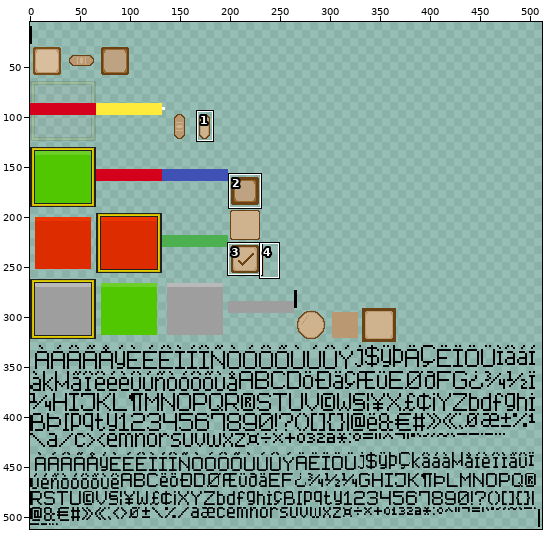
Edited in one commit: sprite sheet (assets/Game_UI_Skin/Game_UI_Skin.png). Above, an overview of the earlier version with the close-up marked.
Close-up. As it was:
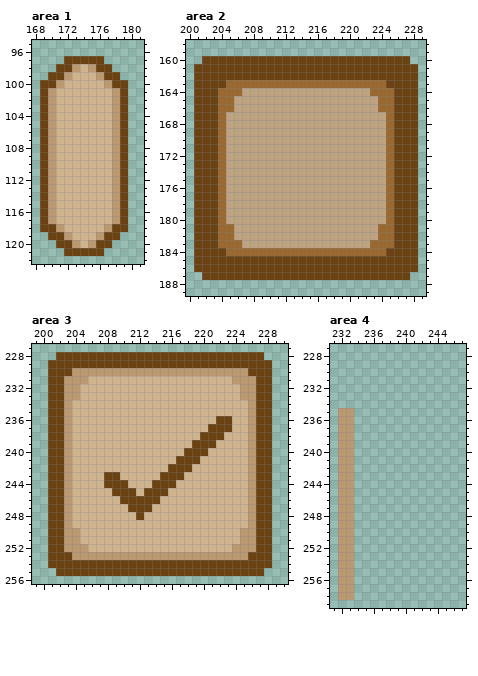
The file is 512x512 pixels. Pixels under 10% opacity are left out. Colours within 5 levels of each other are drawn and written as one. Shown: area 1: x 168..181, y 95..122; area 2: x 200..229, y 158..189; area 3: x 199..230, y 227..256; area 4: x 231..247, y 227..259. The wide view leaves out empty margins. The commit also changed other parts of the picture, which this record leaves out.
Once edited:
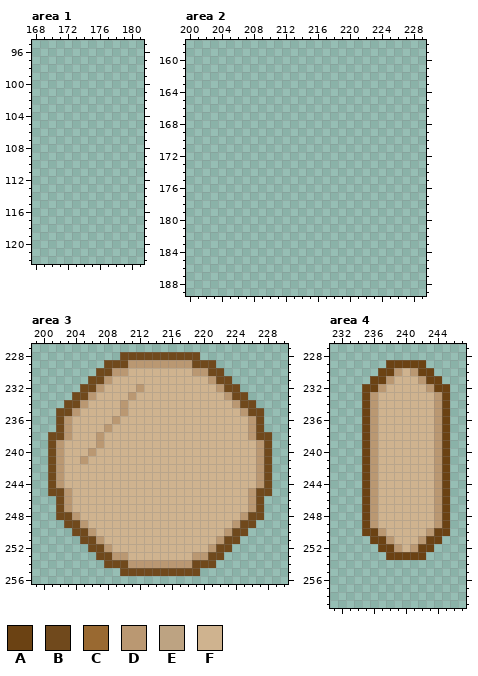
Palette (. is transparent): A #6b4213  B #70491c  C #996931  D #ba9872  E #bda382  F #cfb38f
The exact change:
--- area 1
@@ x 168..181 @@
  96 ..............
- 97 ....AAAAA.....
- 98 ...AADFDAA....
- 99 ..AADFFFDAA...
-100 .AADFFFFFDAA..
-101 .ADFFFFFFFDA..
-102 .ADFFFFFFFDA..
-103 .ADFFFFFFFDA..
-104 .ADFFFFFFFDA..
-105 .ADFFFFFFFDA..
-106 .ADFFFFFFFDA..
-107 .ADFFFFFFFDA..
-108 .ADFFFFFFFDA..
-109 .ADFFFFFFFDA..
-110 .ADFFFFFFFDA..
-111 .ADFFFFFFFDA..
-112 .ADFFFFFFFDA..
-113 .ADFFFFFFFDA..
-114 .ADFFFFFFFDA..
-115 .ADFFFFFFFDA..
-116 .ADFFFFFFFDA..
-117 .ADFFFFFFFDA..
-118 .AADFFFFFDAA..
-119 ..AADFFFDAA...
-120 ...AADFDAA....
-121 ....AAAAA.....
+ 97 ..............
+ 98 ..............
+ 99 ..............
+100 ..............
+101 ..............
+102 ..............
+103 ..............
+104 ..............
+105 ..............
+106 ..............
+107 ..............
+108 ..............
+109 ..............
+110 ..............
+111 ..............
+112 ..............
+113 ..............
+114 ..............
+115 ..............
+116 ..............
+117 ..............
+118 ..............
+119 ..............
+120 ..............
+121 ..............
 122 ..............
--- area 2
@@ x 200..229 @@
 159 ..............................
-160 ..AAAAAAAAAAAAAAAAAAAAAAAAAA..
-161 .AAAAAAAAAAAAAAAAAAAAAAAAAAAA.
-162 .AAAAAAAAAAAAAAAAAAAAAAAAAAAA.
-163 .AAAACCCCCCCCCCCCCCCCCCCCAAAA.
-164 .AAACCCEEEEEEEEEEEEEEEECCCAAA.
-165 .AAACCEEEEEEEEEEEEEEEEEECCAAA.
-166 .AAACCEEEEEEEEEEEEEEEEEECCAAA.
-167 .AAACEEEEEEEEEEEEEEEEEEEECAAA.
-168 .AAACEEEEEEEEEEEEEEEEEEEECAAA.
-169 .AAACEEEEEEEEEEEEEEEEEEEECAAA.
-170 .AAACEEEEEEEEEEEEEEEEEEEECAAA.
-171 .AAACEEEEEEEEEEEEEEEEEEEECAAA.
-172 .AAACEEEEEEEEEEEEEEEEEEEECAAA.
-173 .AAACEEEEEEEEEEEEEEEEEEEECAAA.
-174 .AAACEEEEEEEEEEEEEEEEEEEECAAA.
-175 .AAACEEEEEEEEEEEEEEEEEEEECAAA.
-176 .AAACEEEEEEEEEEEEEEEEEEEECAAA.
-177 .AAACEEEEEEEEEEEEEEEEEEEECAAA.
-178 .AAACEEEEEEEEEEEEEEEEEEEECAAA.
-179 .AAACEEEEEEEEEEEEEEEEEEEECAAA.
-180 .AAACEEEEEEEEEEEEEEEEEEEECAAA.
-181 .AAACCEEEEEEEEEEEEEEEEEECCAAA.
-182 .AAACCEEEEEEEEEEEEEEEEEECCAAA.
-183 .AAACCCEEEEEEEEEEEEEEEECCCAAA.
-184 .AAAACCCCCCCCCCCCCCCCCCCCAAAA.
-185 .AAAAAAAAAAAAAAAAAAAAAAAAAAAA.
-186 .AAAAAAAAAAAAAAAAAAAAAAAAAAAA.
-187 ..AAAAAAAAAAAAAAAAAAAAAAAAAA..
+160 ..............................
+161 ..............................
+162 ..............................
+163 ..............................
+164 ..............................
+165 ..............................
+166 ..............................
+167 ..............................
+168 ..............................
+169 ..............................
+170 ..............................
+171 ..............................
+172 ..............................
+173 ..............................
+174 ..............................
+175 ..............................
+176 ..............................
+177 ..............................
+178 ..............................
+179 ..............................
+180 ..............................
+181 ..............................
+182 ..............................
+183 ..............................
+184 ..............................
+185 ..............................
+186 ..............................
+187 ..............................
 188 ..............................
--- area 3
@@ x 199..230 @@
 227 ................................
-228 ...AAAAAAAAAAAAAAAAAAAAAAAAAA...
-229 ..AAAAAAAAAAAAAAAAAAAAAAAAAAAA..
-230 ..AAADDDDDDDDDDDDDDDDDDDDDDAAA..
-231 ..AADDDFFFFFFFFFFFFFFFFFFDDDAA..
-232 ..AADDFFFFFFFFFFFFFFFFFFFFDDAA..
-233 ..AADDFFFFFFFFFFFFFFFFFFFFDDAA..
-234 ..AADFFFFFFFFFFFFFFFFFFFFFFDAA..
-235 ..AADFFFFFFFFFFFFFFFFFFFFFFDAA..
-236 ..AADFFFFFFFFFFFFFFFFFFAAFFDAA..
-237 ..AADFFFFFFFFFFFFFFFFFAAAFFDAA..
-238 ..AADFFFFFFFFFFFFFFFFAAAFFFDAA..
-239 ..AADFFFFFFFFFFFFFFFAAAFFFFDAA..
-240 ..AADFFFFFFFFFFFFFFAAAFFFFFDAA..
-241 ..AADFFFFFFFFFFFFFAAAFFFFFFDAA..
-242 ..AADFFFFFFFFFFFFAAAFFFFFFFDAA..
-243 ..AADFFFFAAFFFFFAAAFFFFFFFFDAA..
-244 ..AADFFFFAAAFFFAAAFFFFFFFFFDAA..
-245 ..AADFFFFFAAAFAAAFFFFFFFFFFDAA..
-246 ..AADFFFFFFAAAAAFFFFFFFFFFFDAA..
-247 ..AADFFFFFFFAAAFFFFFFFFFFFFDAA..
-248 ..AADFFFFFFFFAFFFFFFFFFFFFFDAA..
-249 ..AADFFFFFFFFFFFFFFFFFFFFFFDAA..
-250 ..AADDFFFFFFFFFFFFFFFFFFFFDDAA..
-251 ..AADDFFFFFFFFFFFFFFFFFFFFDDAA..
-252 ..AADDDFFFFFFFFFFFFFFFFFFDDDAA..
-253 ..AAADDDDDDDDDDDDDDDDDDDDDDAAA..
-254 ..AAAAAAAAAAAAAAAAAAAAAAAAAAAA..
-255 ...AAAAAAAAAAAAAAAAAAAAAAAAAA...
+228 ...........BBBBBBBBBB...........
+229 .........BBBDDDDDDDDBBB.........
+230 ........BBDDFFFFFFFFDDBB........
+231 .......BBDFFFFFFFFFFFFDBB.......
+232 ......BBDFFFFDFFFFFFFFFDBB......
+233 .....BBDFFFFDFFFFFFFFFFFDBB.....
+234 ....BBDFFFFDFFFFFFFFFFFFFDBB....
+235 ...BBDFFFFFDFFFFFFFFFFFFFFDBB...
+236 ...BDFFFFFDFFFFFFFFFFFFFFFFDB...
+237 ...BDFFFFDFFFFFFFFFFFFFFFFFDB...
+238 ..BBDFFFDFFFFFFFFFFFFFFFFFFDBB..
+239 ..BDFFFFDFFFFFFFFFFFFFFFFFFFDB..
+240 ..BDFFFDFFFFFFFFFFFFFFFFFFFFDB..
+241 ..BDFFDFFFFFFFFFFFFFFFFFFFFFDB..
+242 ..BDFFFFFFFFFFFFFFFFFFFFFFFFDB..
+243 ..BDFFFFFFFFFFFFFFFFFFFFFFFFDB..
+244 ..BDFFFFFFFFFFFFFFFFFFFFFFFFDB..
+245 ..BBDFFFFFFFFFFFFFFFFFFFFFFDBB..
+246 ...BDFFFFFFFFFFFFFFFFFFFFFFDB...
+247 ...BDFFFFFFFFFFFFFFFFFFFFFFDB...
+248 ...BBDFFFFFFFFFFFFFFFFFFFFDBB...
+249 ....BBDFFFFFFFFFFFFFFFFFFDBB....
+250 .....BBDFFFFFFFFFFFFFFFFDBB.....
+251 ......BBDFFFFFFFFFFFFFFDBB......
+252 .......BBDFFFFFFFFFFFFDBB.......
+253 ........BBDDFFFFFFFFDDBB........
+254 .........BBBDDDDDDDDBBB.........
+255 ...........BBBBBBBBBB...........
 256 ................................
--- area 4
@@ x 231..247 @@
 228 .................
-229 .................
-230 .................
-231 .................
-232 .................
-233 .................
-234 .................
-235 .DD..............
-236 .DD..............
-237 .DD..............
-238 .DD..............
-239 .DD..............
-240 .DD..............
-241 .DD..............
-242 .DD..............
-243 .DD..............
-244 .DD..............
-245 .DD..............
-246 .DD..............
-247 .DD..............
-248 .DD..............
-249 .DD..............
-250 .DD..............
-251 .DD..............
-252 .DD..............
-253 .DD..............
-254 .DD..............
-255 .DD..............
-256 .DD..............
-257 .DD..............
-258 .DD..............
+229 .......AAAAA.....
+230 ......AADFDAA....
+231 .....AADFFFDAA...
+232 ....AADFFFFFDAA..
+233 ....ADFFFFFFFDA..
+234 ....ADFFFFFFFDA..
+235 ....ADFFFFFFFDA..
+236 ....ADFFFFFFFDA..
+237 ....ADFFFFFFFDA..
+238 ....ADFFFFFFFDA..
+239 ....ADFFFFFFFDA..
+240 ....ADFFFFFFFDA..
+241 ....ADFFFFFFFDA..
+242 ....ADFFFFFFFDA..
+243 ....ADFFFFFFFDA..
+244 ....ADFFFFFFFDA..
+245 ....ADFFFFFFFDA..
+246 ....ADFFFFFFFDA..
+247 ....ADFFFFFFFDA..
+248 ....ADFFFFFFFDA..
+249 ....ADFFFFFFFDA..
+250 ....AADFFFFFDAA..
+251 .....AADFFFDAA...
+252 ......AADFDAA....
+253 .......AAAAA.....
+254 .................
+255 .................
+256 .................
+257 .................
+258 .................
 259 .................
Pixel boxes of the changes (left, top, right, bottom) in both close-ups:
erased: (40, 56, 128, 256)
erased: (194, 56, 418, 280)
changed: (48, 352, 272, 576)
changed: (338, 360, 450, 600)
